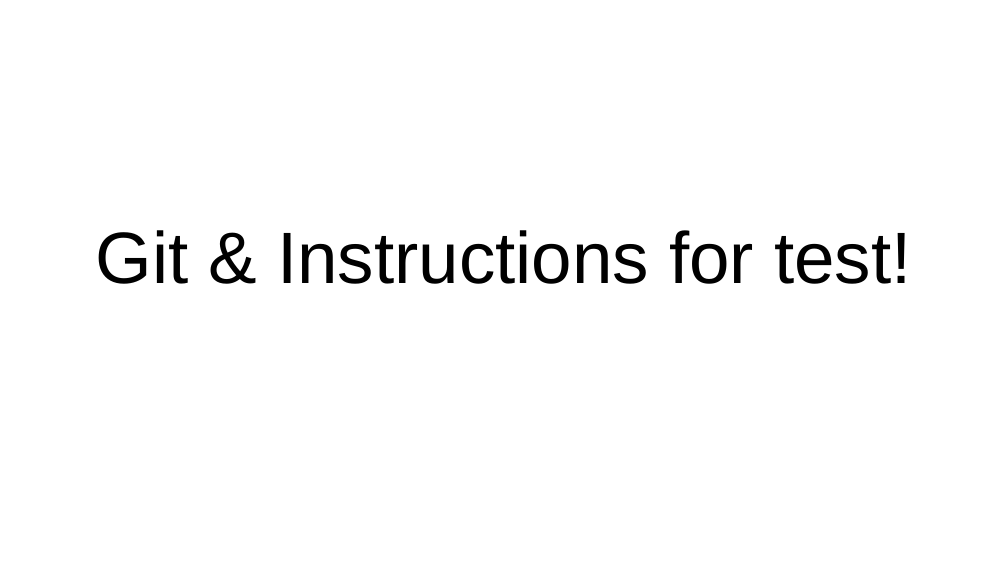
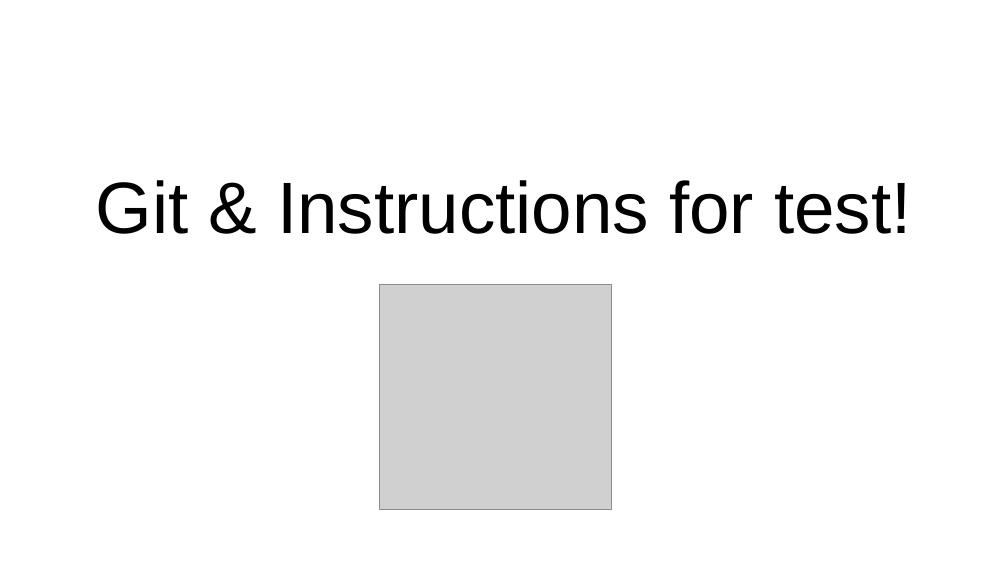
Before and after one commit to codemary/stormstudents, a slide deck: slide 1 of course_material/git.pptx. Drawn at 1008x567 pixels with LibreOffice and Linux fonts; fonts in the diff are those of the drawing; grey boxes stand for pictures. Boxes give left, top, right and bottom in pixels: in the first picture for what was removed or moved away, otherwise in the second. Text is boxed around its words. In the diff, an @@ line names an element or a change of style, - is before the commit and + after.

```diff
--- a/course_material/git.pptx
+++ b/course_material/git.pptx
@@ title "Git & Instructions for test!": place and size @@
-title "Git & Instructions for test!" at <box>96,230,911,284</box>
+title "Git & Instructions for test!" at <box>96,180,911,234</box>
@@ picture added at <box>379,285,611,510</box> @@
```
Also in this commit, not shown: 5 other slides changed, 6 slides added, 5 slides removed.
